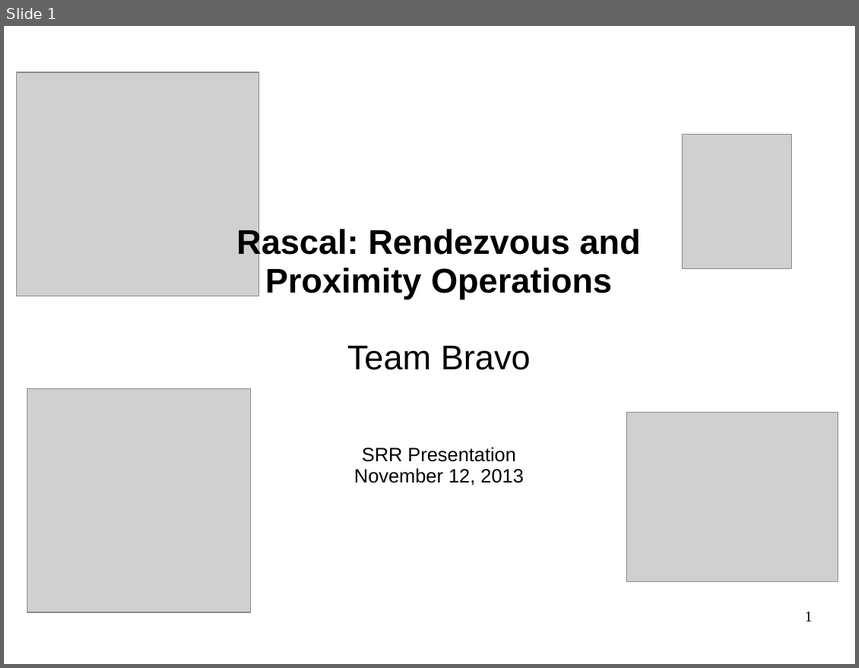
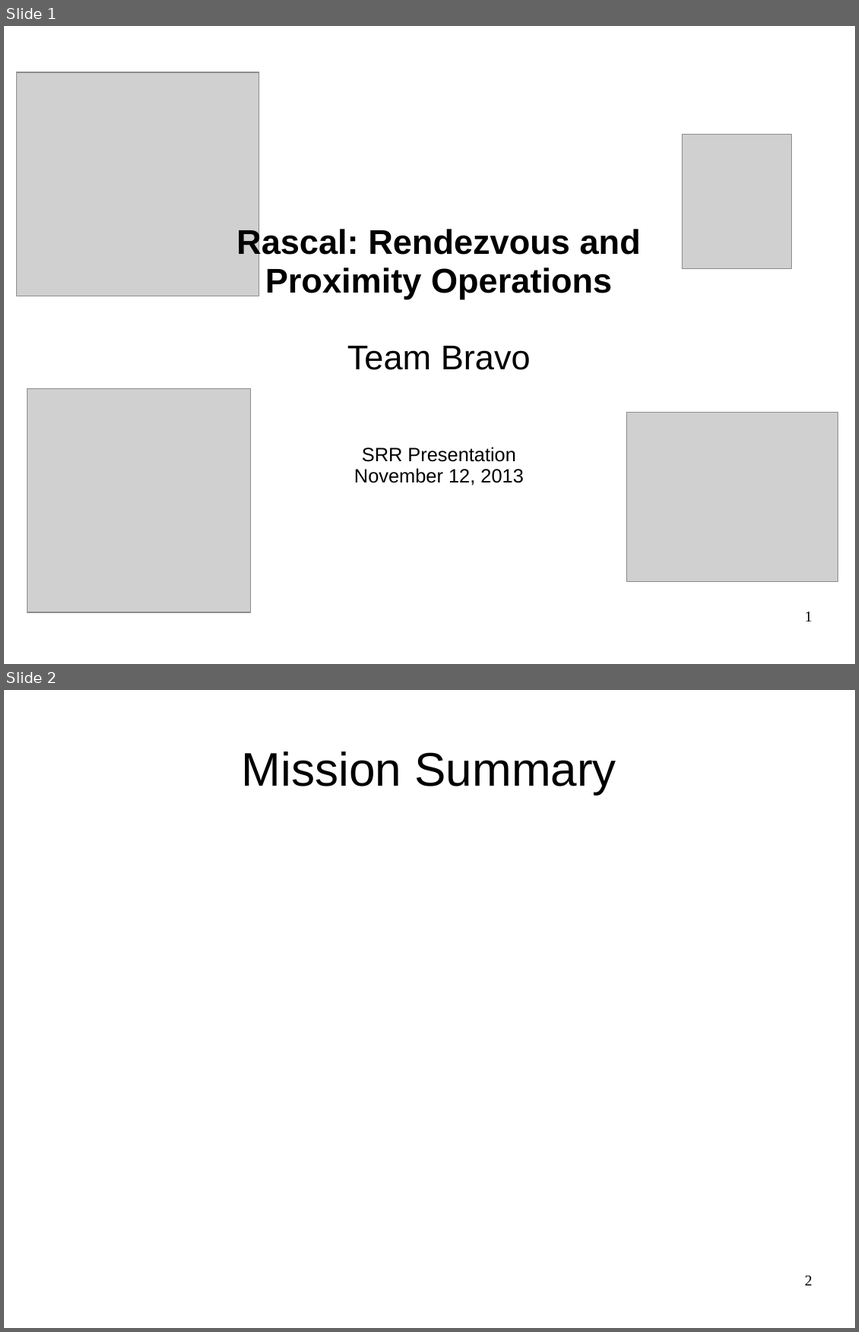
Before and after one commit to RascalSeniorDesign/Preliminary-Design, a slide deck: CMQA/Presentations/SRR Presentation.ppt. Shown one above the other, each under a label of ours: slide 1 before the commit, slides 1 and 2 after it. The pictures are 859x668 and 859x1332 pixels, drawn with LibreOffice and Linux fonts; fonts in the diff are those of the drawing; grey boxes stand for pictures; background and template pictures are left out. Boxes give left, top, right and bottom in pixels: in the first picture for what was removed or moved away, otherwise in the second. Text is boxed around its words. In the diff, an @@ line names an element or a change of style, - is before the commit and + after.

```diff
--- a/CMQA/Presentations/SRR Presentation.ppt
+++ b/CMQA/Presentations/SRR Presentation.ppt
@@ slide 2 added at bbox=[4, 690, 855, 1328], background picture (left out) @@
@@ title added at bbox=[242, 752, 617, 794], 44 pt, text #000000 @@
+Mission Summary
@@ page number added at bbox=[805, 1276, 813, 1286], 14 pt, text #000000 @@
+2
```
Also in this commit, not shown: 4 other slides added, 7 slides removed, 2 other files.
